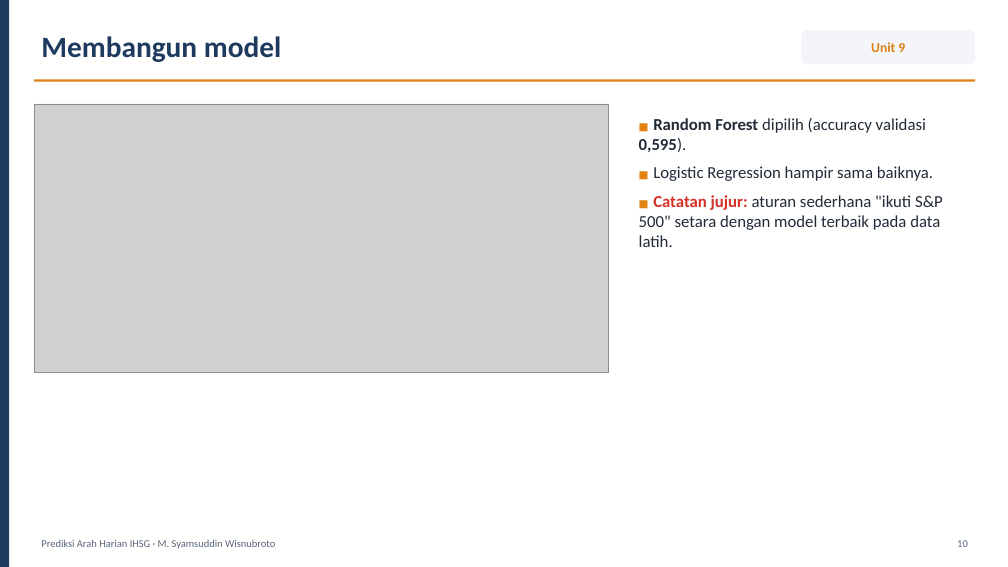
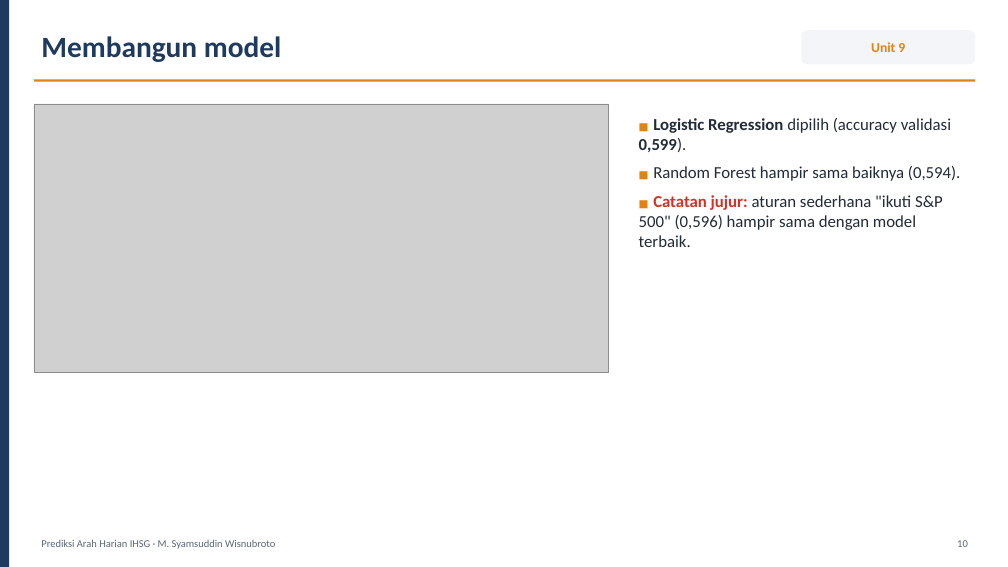
Before and after one commit to syamsuddinexcellent/portfolio-ilmuwan-data, a slide deck: slide 10 of presentation/Presentasi_Ilmuwan_Data_Syamsuddin_Wisnubroto.pptx. Drawn at 1008x567 pixels with LibreOffice and Linux fonts; fonts in the diff are those of the drawing; grey boxes stand for pictures. Boxes give left, top, right and bottom in pixels: in the first picture for what was removed or moved away, otherwise in the second. Text is boxed around its words. In the diff, an @@ line names an element or a change of style, - is before the commit and + after.

```diff
--- a/presentation/Presentasi_Ilmuwan_Data_Syamsuddin_Wisnubroto.pptx
+++ b/presentation/Presentasi_Ilmuwan_Data_Syamsuddin_Wisnubroto.pptx
@@ text at bbox=[639, 118, 960, 247]: text changed @@
-■ Random Forest dipilih (accuracy validasi 0,595).
-■ Logistic Regression hampir sama baiknya.
-■ Catatan jujur: aturan sederhana "ikuti S&P 500" setara dengan model terbaik pada data latih.
+■ Logistic Regression dipilih (accuracy validasi 0,599).
+■ Random Forest hampir sama baiknya (0,594).
+■ Catatan jujur: aturan sederhana "ikuti S&P 500" (0,596) hampir sama dengan model terbaik.
```
Also in this commit, not shown: 8 other slides changed, 36 other files.
